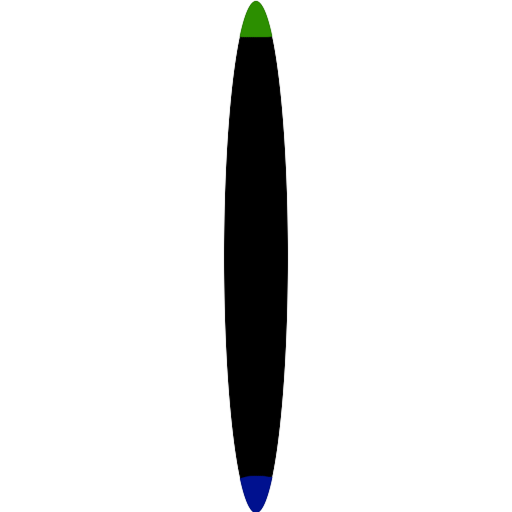
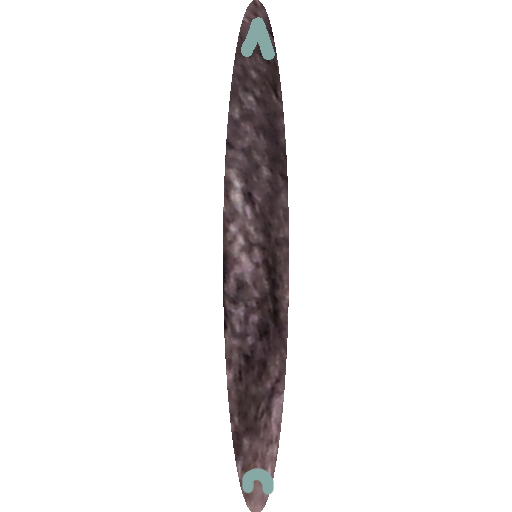
Layered file, before and after one edit (512px x 512px). Changes by layer:
added layer "Layer #1" above "Pasted Layer" over [241, 17, 275, 495]
added layer "Pasted Layer" above "Layer" over [223, 0, 289, 512]
hid "Layer" over [223, 0, 289, 512]
